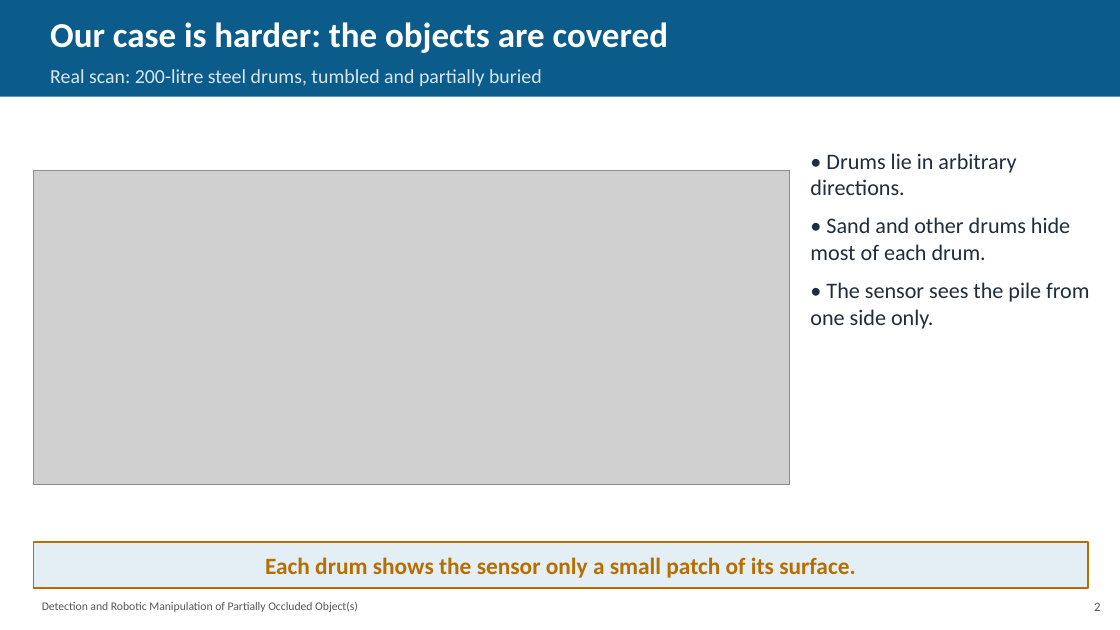
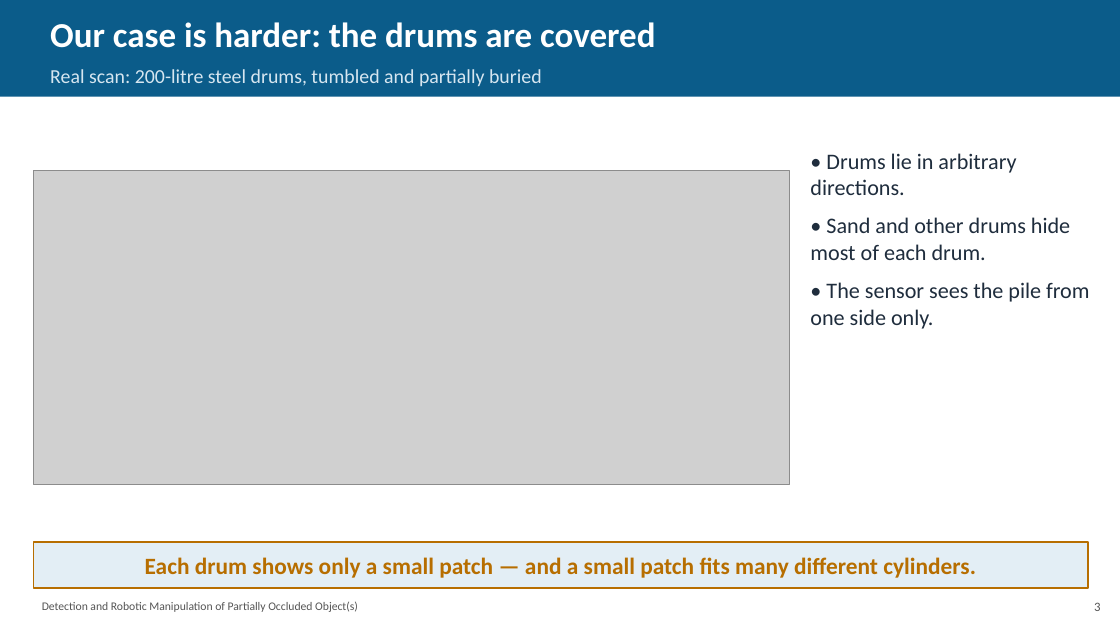
Before and after one commit to coder-1011/barrel-detection, a slide deck: slide 4 of researchwrite/evaluation_presentation.pptx (slide 3 before the commit). Drawn at 1120x630 pixels with LibreOffice and Linux fonts; fonts in the diff are those of the drawing; grey boxes stand for pictures. Boxes give left, top, right and bottom in pixels: in the first picture for what was removed or moved away, otherwise in the second. Text is boxed around its words. In the diff, an @@ line names an element or a change of style, - is before the commit and + after.

```diff
--- a/researchwrite/evaluation_presentation.pptx
+++ b/researchwrite/evaluation_presentation.pptx
@@ text at [50,22,655,48]: text changed @@
-Our case is harder: the objects are covered
+Our case is harder: the drums are covered
@@ text in rectangle at [145,557,976,578]: text changed @@
-Each drum shows the sensor only a small patch of its surface.
+Each drum shows only a small patch — and a small patch fits many different cylinders.
```
Also in this commit, not shown: 9 other slides changed, 1 slide added, 1 slide removed, 6 other files.
